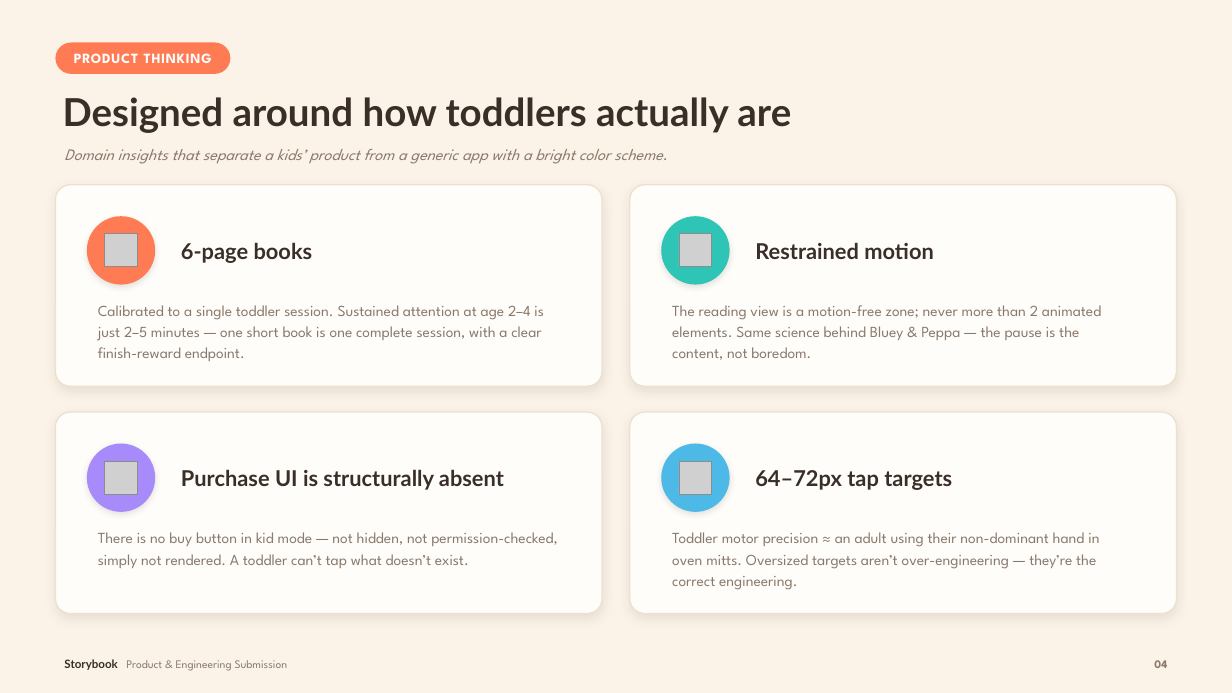
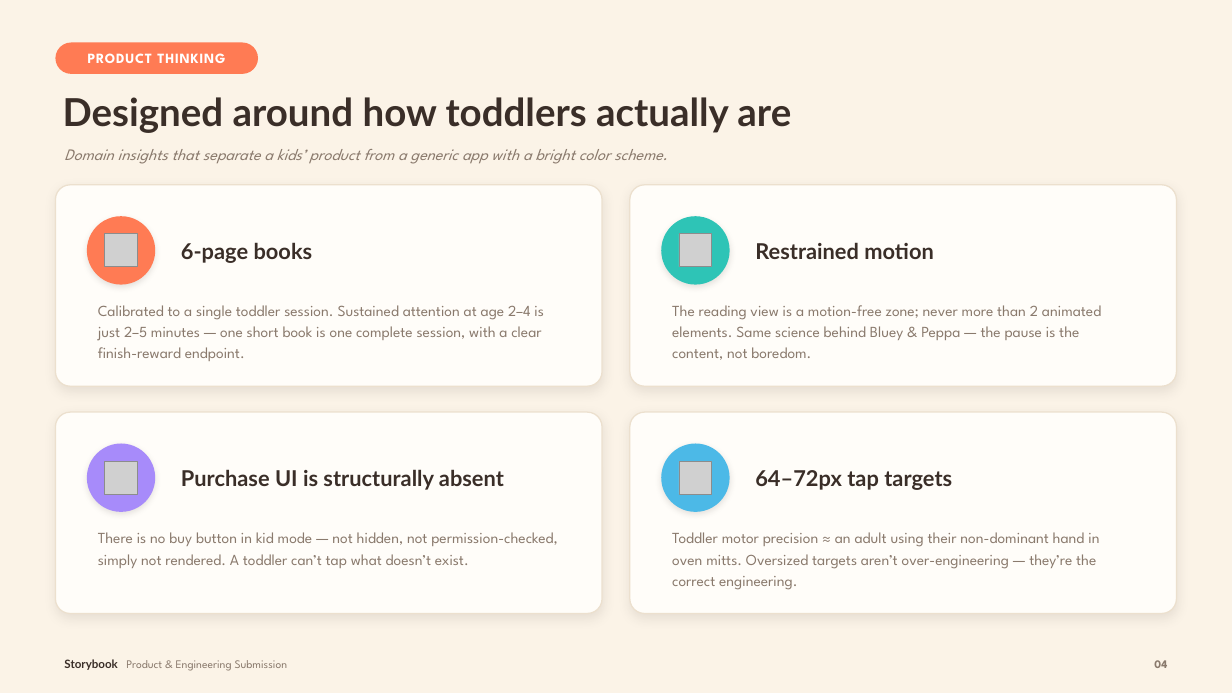
Before and after one commit to rayhanyovi/storybook, a slide deck: slide 4 of deck/Storybook.pptx. Drawn at 1232x693 pixels with LibreOffice and Linux fonts; fonts in the diff are those of the drawing; grey boxes stand for pictures. Boxes give left, top, right and bottom in pixels: in the first picture for what was removed or moved away, otherwise in the second. Text is boxed around its words. In the diff, an @@ line names an element or a change of style, - is before the commit and + after.

```diff
--- a/deck/Storybook.pptx
+++ b/deck/Storybook.pptx
@@ text "PRODUCT THINKING": place and size @@
-text "PRODUCT THINKING" at box(74, 53, 212, 63)
+text "PRODUCT THINKING" at box(88, 53, 225, 63)
@@ rounded rectangle: place and size @@
-rounded rectangle at box(55, 43, 230, 74)
+rounded rectangle at box(55, 43, 258, 74)
```
Also in this commit, not shown: 15 other slides changed, 12 other files.
